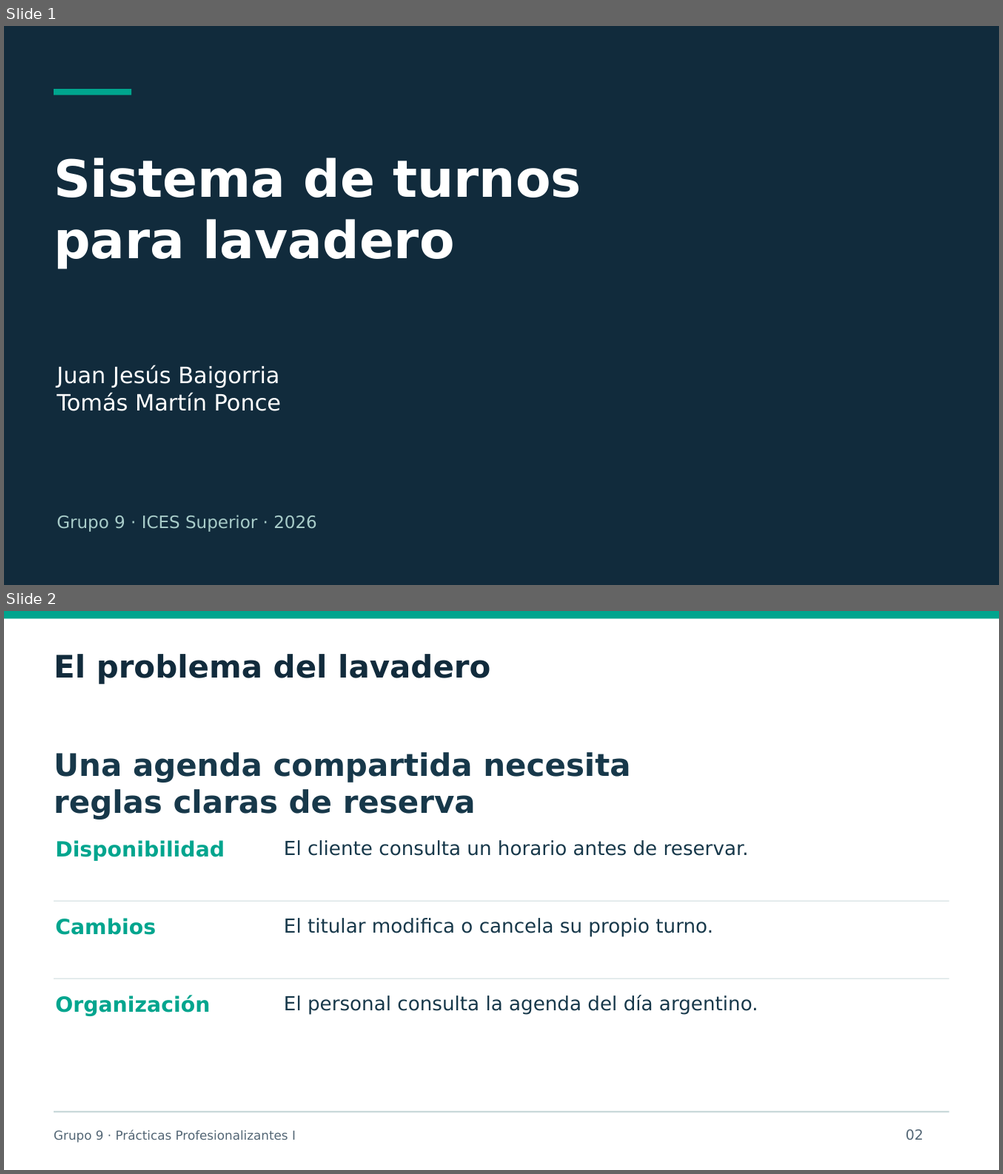
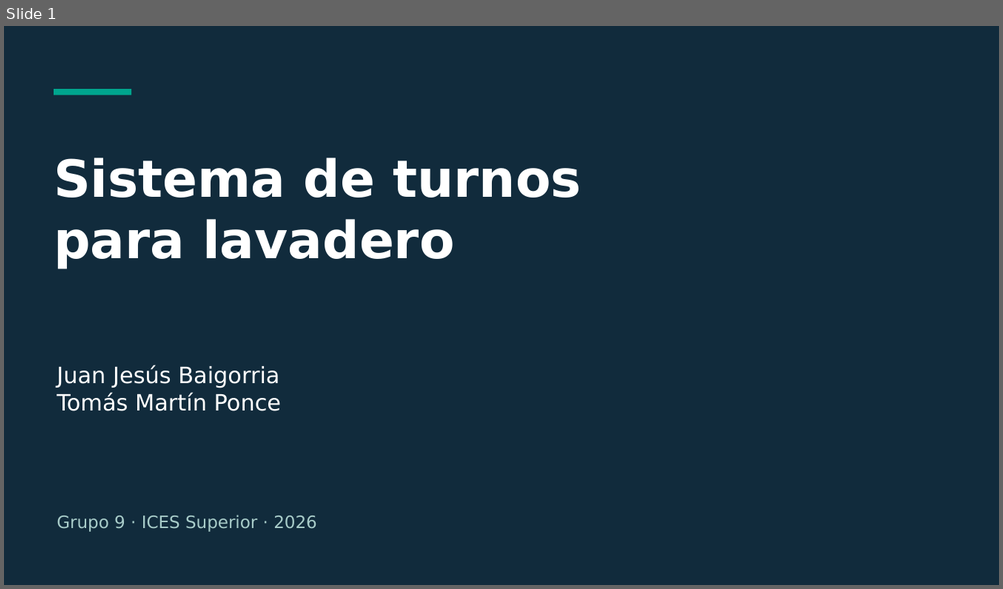
Before and after one commit to PracticasProfesionalizantes-I-2026/Grupo-9-TurnosLavadero, a slide deck: Documentos/Presentacion/TurnosLavadero-Grupo9.pptx. Shown one above the other, each under a label of ours: slides 1 and 2 before the commit, slide 1 after it. The pictures are 1003x1174 and 1003x589 pixels, drawn with LibreOffice and Linux fonts; fonts in the diff are those of the drawing. Boxes give left, top, right and bottom in pixels: in the first picture for what was removed or moved away, otherwise in the second. Text is boxed around its words. In the diff, an @@ line names an element or a change of style, - is before the commit and + after.

```diff
--- a/Documentos/Presentacion/TurnosLavadero-Grupo9.pptx
+++ b/Documentos/Presentacion/TurnosLavadero-Grupo9.pptx
@@ slide 2 removed at bbox=[4, 611, 999, 1170], background #FFFFFF @@
@@ rectangle removed at bbox=[4, 611, 999, 618] @@
@@ text removed at bbox=[54, 654, 490, 684] @@
-El problema del lavadero
@@ text removed at bbox=[54, 752, 630, 820] @@
-Una agenda compartida necesita
-reglas claras de reserva
@@ text removed at bbox=[55, 840, 225, 861] @@
-Disponibilidad
@@ text removed at bbox=[284, 840, 748, 856] @@
-El cliente consulta un horario antes de reservar.
@@ rectangle removed at bbox=[54, 901, 949, 902] @@
@@ text removed at bbox=[55, 918, 156, 935] @@
-Cambios
@@ text removed at bbox=[284, 918, 713, 937] @@
-El titular modifica o cancela su propio turno.
@@ rectangle removed at bbox=[54, 979, 949, 980] @@
@@ text removed at bbox=[55, 996, 210, 1017] @@
-Organización
@@ text removed at bbox=[284, 995, 758, 1014] @@
-El personal consulta la agenda del día argentino.
@@ rectangle removed at bbox=[54, 1112, 949, 1113] @@
@@ text removed at bbox=[54, 1130, 296, 1143] @@
-Grupo 9 · Prácticas Profesionalizantes I
@@ text removed at bbox=[905, 1130, 923, 1140] @@
-02
```
Also in this commit, not shown: 8 slides changed, 9 slides added, 5 other slides removed, 44 other files.
